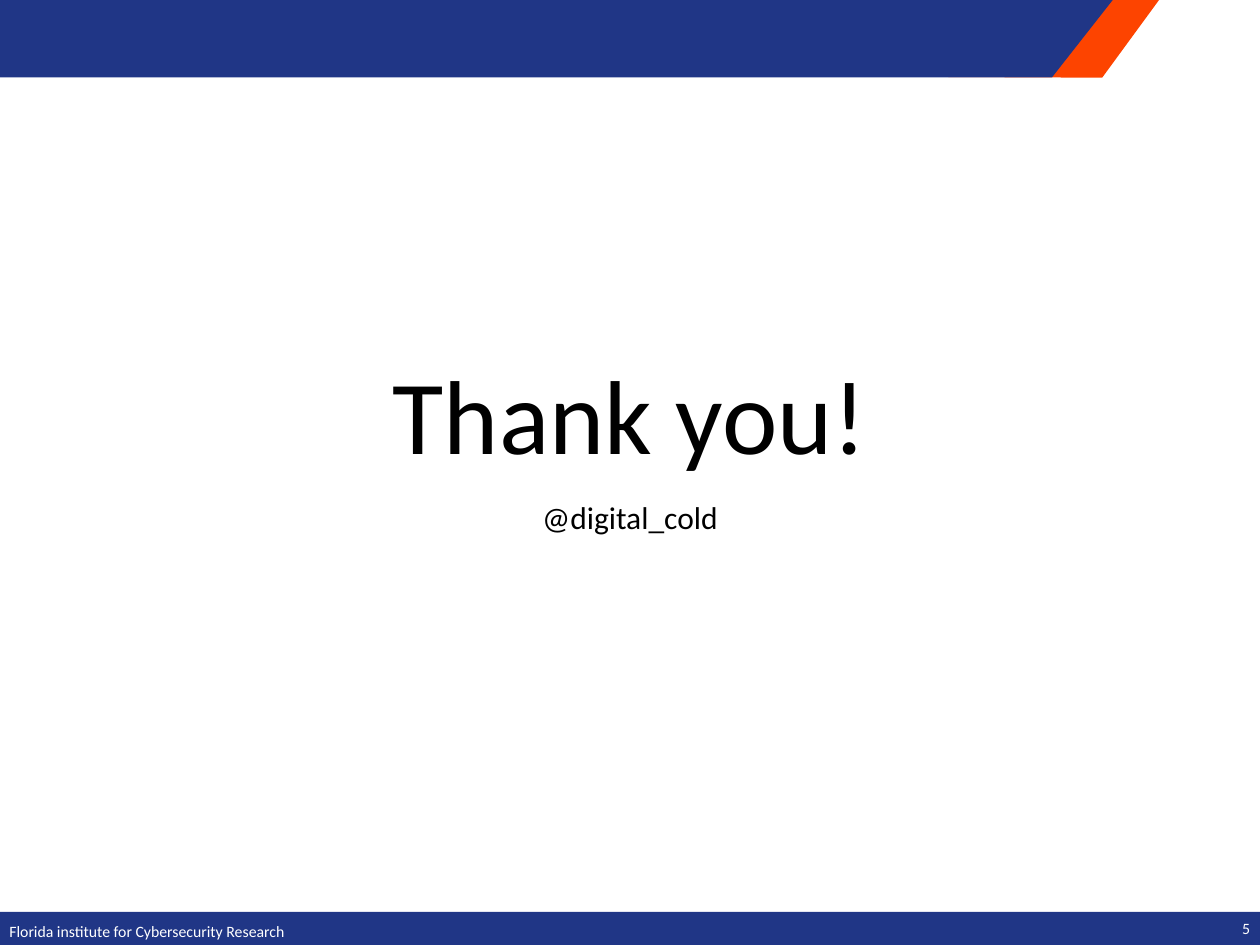
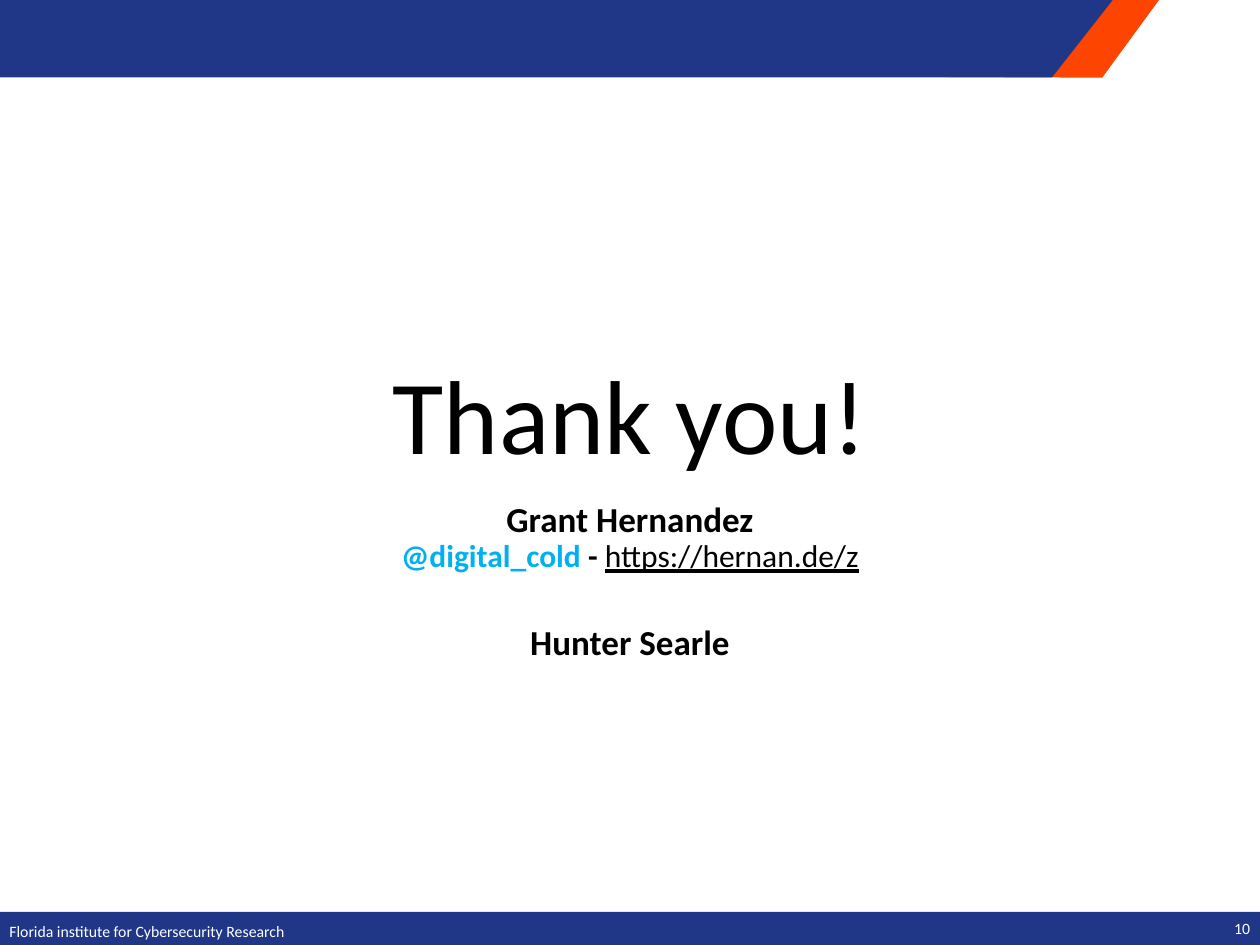
Before and after one commit to ufsit/csawesc19, a slide deck: slide 11 of presentation/csawesc19-kernel-sanders.pptx (slide 6 before the commit). Drawn at 1260x945 pixels with LibreOffice and Linux fonts; fonts in the diff are those of the drawing; background and template pictures are left out. Boxes give left, top, right and bottom in pixels: in the first picture for what was removed or moved away, otherwise in the second. Text is boxed around its words. In the diff, an @@ line names an element or a change of style, - is before the commit and + after.

```diff
--- a/presentation/csawesc19-kernel-sanders.pptx
+++ b/presentation/csawesc19-kernel-sanders.pptx
@@ subtitle at box(401, 507, 859, 656): text changed; bold on @@
-@digital_cold
+Grant Hernandez
+@digital_cold - https://hernan.de/z
+Hunter Searle
@@ page number at box(1234, 923, 1250, 934): text changed @@
-5
+10
```
Also in this commit, not shown: 3 other slides changed, 5 slides added.
